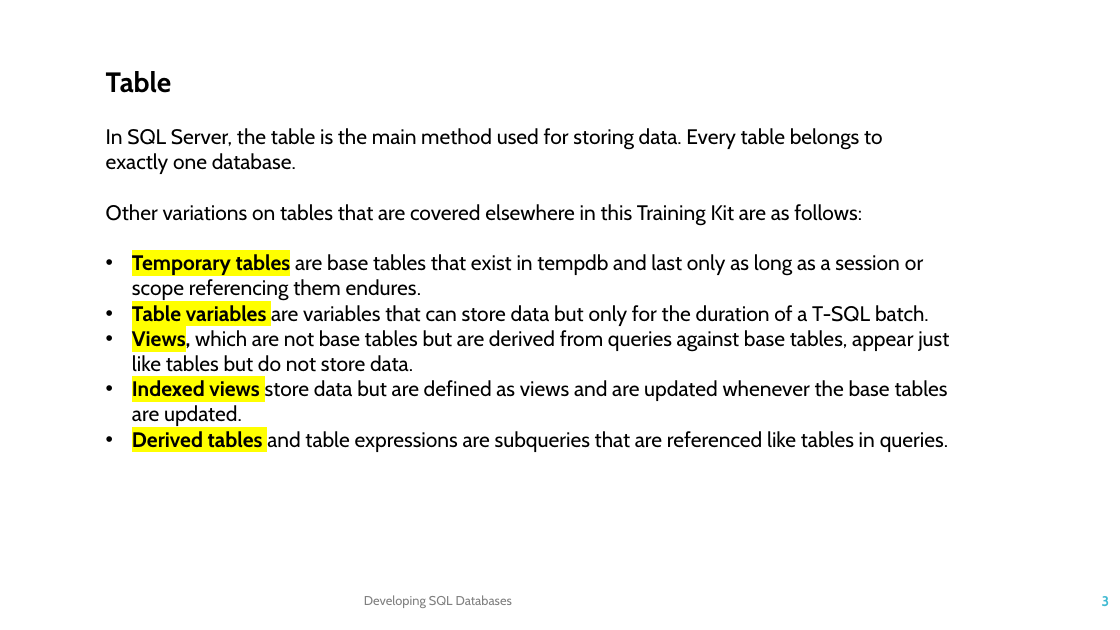
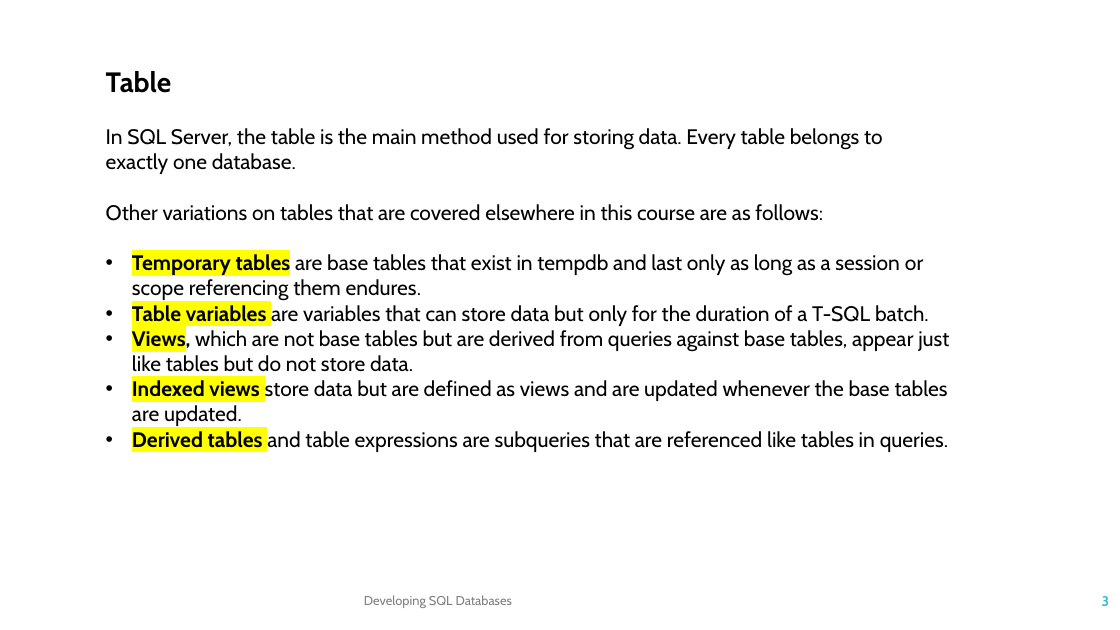
Before and after one commit to TKostyrka/70762DevSQLDB, a slide deck: slide 3 of DEVSQL_01_CreateTable_Constraints/DEVSQL_01A_CreateTable.pptx. Drawn at 1120x630 pixels with LibreOffice and Linux fonts; fonts in the diff are those of the drawing. Boxes give left, top, right and bottom in pixels: in the first picture for what was removed or moved away, otherwise in the second. Text is boxed around its words. In the diff, an @@ line names an element or a change of style, - is before the commit and + after.

```diff
--- a/DEVSQL_01_CreateTable_Constraints/DEVSQL_01A_CreateTable.pptx
+++ b/DEVSQL_01_CreateTable_Constraints/DEVSQL_01A_CreateTable.pptx
@@ text at [106, 204, 823, 221]: text changed @@
-  Other variations on tables that are covered elsewhere in this Training Kit are as follows:
+  Other variations on tables that are covered elsewhere in this course are as follows:
```
Also in this commit, not shown: 2 other files.
